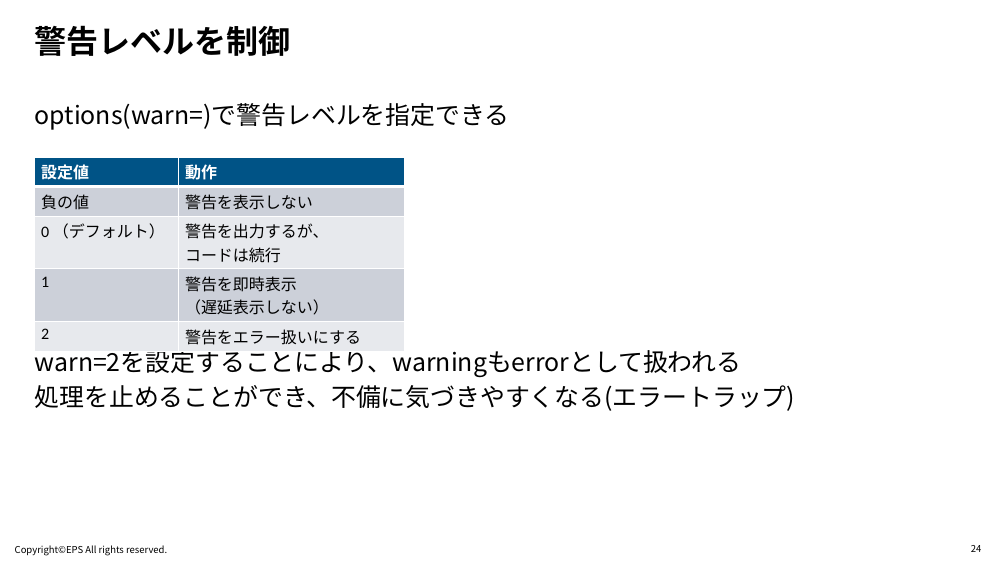
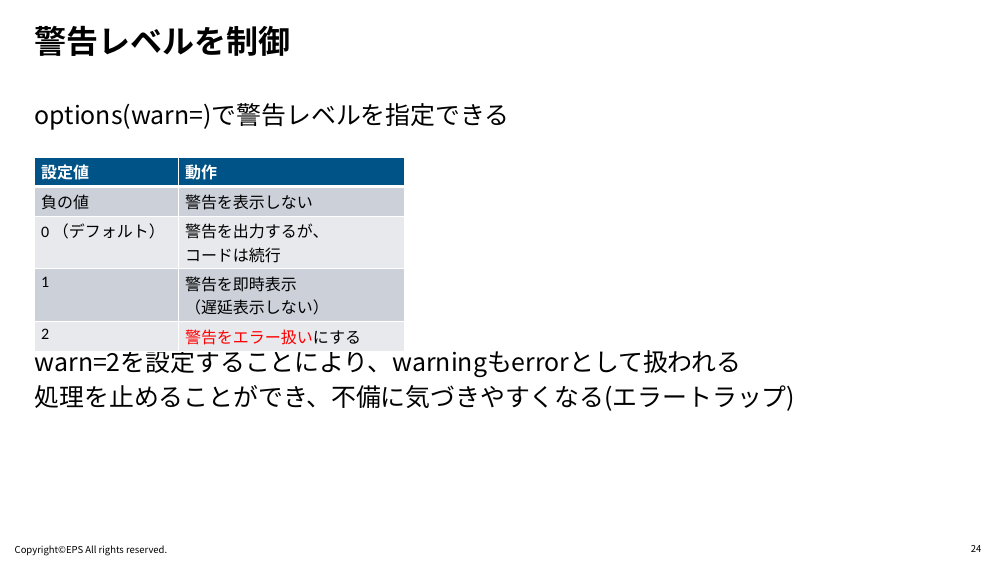
Before and after one commit to R-with-Pharma-Labo/Meetup_1, a slide deck: slide 24 of Materials/1440-1500_Oyama/Rの頑健なコードを書くにはどのような工夫が必要か.pptx. Drawn at 1008x567 pixels with LibreOffice and Linux fonts; fonts in the diff are those of the drawing; background and template pictures are left out. Boxes give left, top, right and bottom in pixels: in the first picture for what was removed or moved away, otherwise in the second. Text is boxed around its words. In the diff, an @@ line names an element or a change of style, - is before the commit and + after.

```diff
--- a/Materials/1440-1500_Oyama/Rの頑健なコードを書くにはどのような工夫が必要か.pptx
+++ b/Materials/1440-1500_Oyama/Rの頑健なコードを書くにはどのような工夫が必要か.pptx
@@ table at <box>35,157,404,349</box> @@
@@ text colour #000000 to #FF0000 in "警告をエラー扱いにする" @@
```
Also in this commit, not shown: 12 other slides changed.
